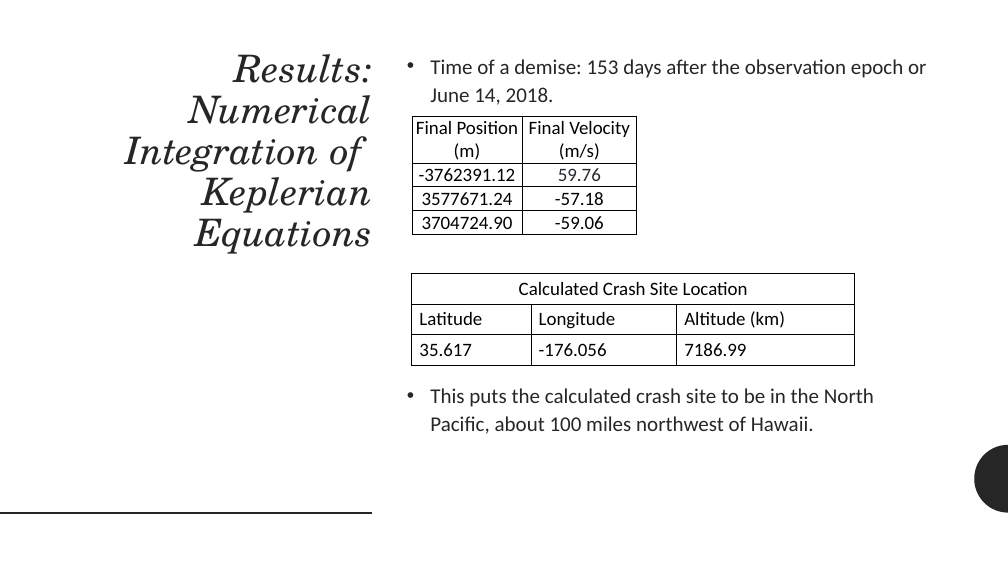
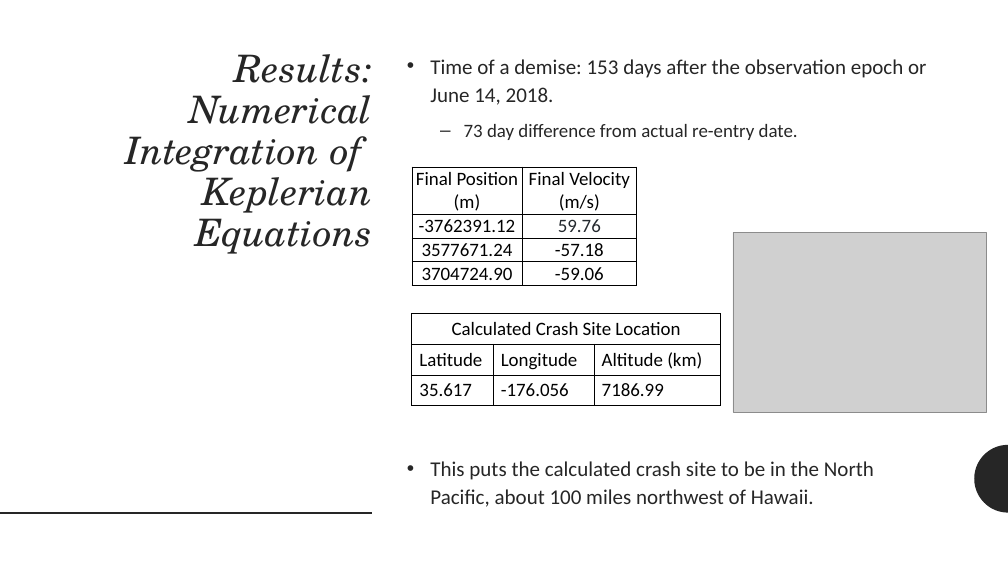
Before and after one commit to gankoji/ame557-proj2, a slide deck: slide 5 of Presentation_Slides/AME 557 Project 2 Outline.pptx. Drawn at 1008x567 pixels with LibreOffice and Linux fonts; fonts in the diff are those of the drawing; grey boxes stand for pictures. Boxes give left, top, right and bottom in pixels: in the first picture for what was removed or moved away, otherwise in the second. Text is boxed around its words. In the diff, an @@ line names an element or a change of style, - is before the commit and + after.

```diff
--- a/Presentation_Slides/AME 557 Project 2 Outline.pptx
+++ b/Presentation_Slides/AME 557 Project 2 Outline.pptx
@@ text at box(464, 124, 798, 140): paragraph added @@
+  – 73 day difference from actual re-entry date.
@@ table: place and size @@
-table at box(412, 116, 637, 233)
+table at box(412, 167, 637, 284)
@@ picture added at box(734, 232, 987, 412) @@
@@ table: place and size @@
-table at box(412, 273, 855, 365)
+table at box(412, 314, 721, 406)
```
Also in this commit, not shown: 4 other slides changed, 1 slide added, 2 slides removed, 1 other file.
